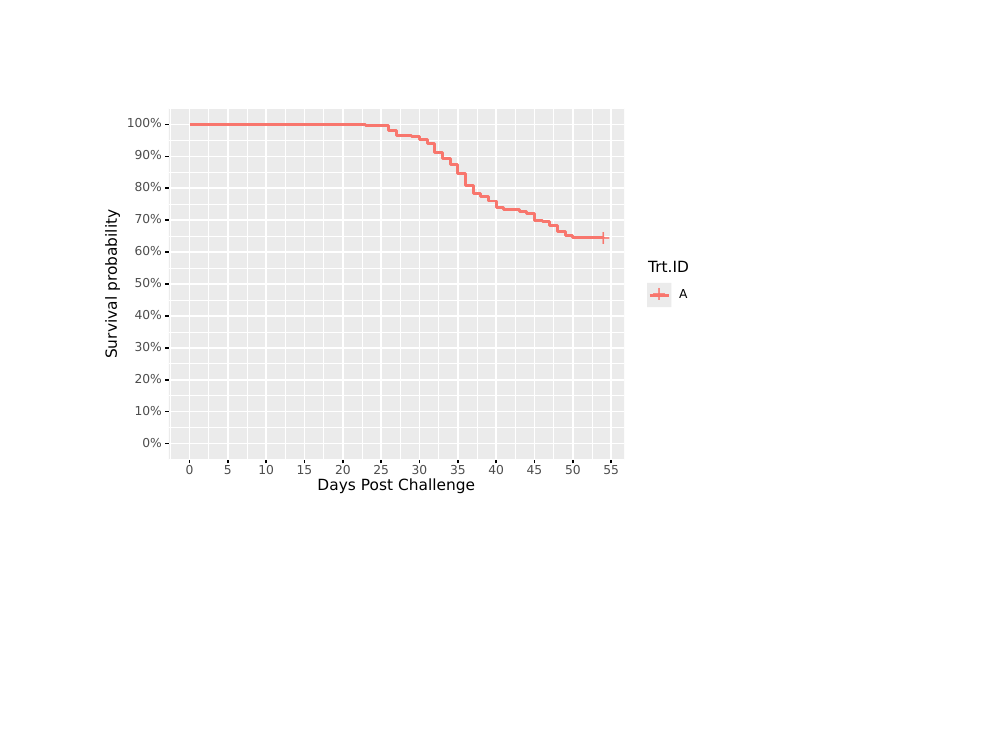
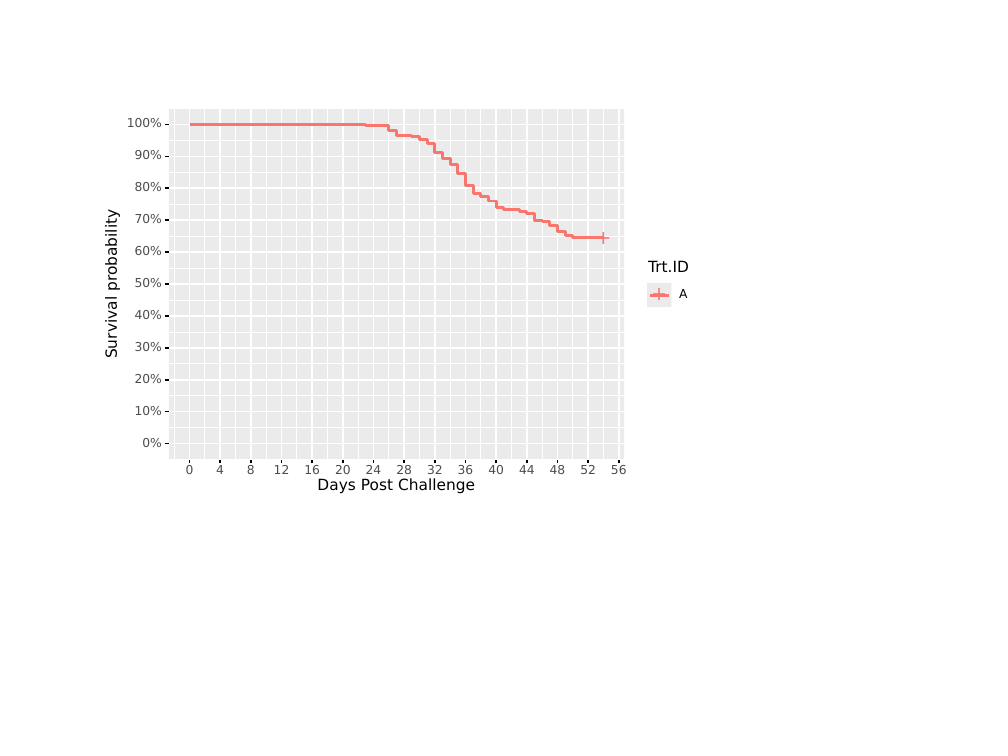
Before and after one commit to sean4andrew/safuncs, a slide deck: slide 1 of reference/ONDA_XX-Survival-Curve.pptx. Drawn at 1008x756 pixels with LibreOffice and Linux fonts; fonts in the diff are those of the drawing. Boxes give left, top, right and bottom in pixels: in the first picture for what was removed or moved away, otherwise in the second. Text is boxed around its words. In the diff, an @@ line names an element or a change of style, - is before the commit and + after.

```diff
--- a/reference/ONDA_XX-Survival-Curve.pptx
+++ b/reference/ONDA_XX-Survival-Curve.pptx
@@ 3 freeform shapes: place and size @@
-3 freeform shapes at [170,109,477,460]
+3 freeform shapes at [174,109,481,460]
@@ 5 freeform shapes: place and size @@
-5 freeform shapes at [228,109,553,464]
+5 freeform shapes at [220,109,542,464]
@@ 8 freeform shapes: place and size @@
-8 freeform shapes at [285,109,611,464]
+8 freeform shapes at [297,109,619,464]
@@ 4 freeform shapes: place and size @@
-4 freeform shapes at [266,109,573,464]
+4 freeform shapes at [251,109,557,464]
@@ 3 freeform shapes: place and size @@
-3 freeform shapes at [419,109,438,464]
+3 freeform shapes at [434,109,451,464]
@@ 7 freeform shapes: place and size @@
-7 freeform shapes at [209,109,534,464]
+7 freeform shapes at [205,109,527,464]
@@ group removed at [224,465,619,474]: 9 texts @@
-5
-10
-15
-25
-30
-35
-45
-50
-55
@@ group added at [216,109,627,474]: 12 texts, 6 freeform shapes @@
+4
+8
+12
+16
+24
+28
+32
+36
+44
+48
+52
+56
```
Also in this commit, not shown: 29 other files.
